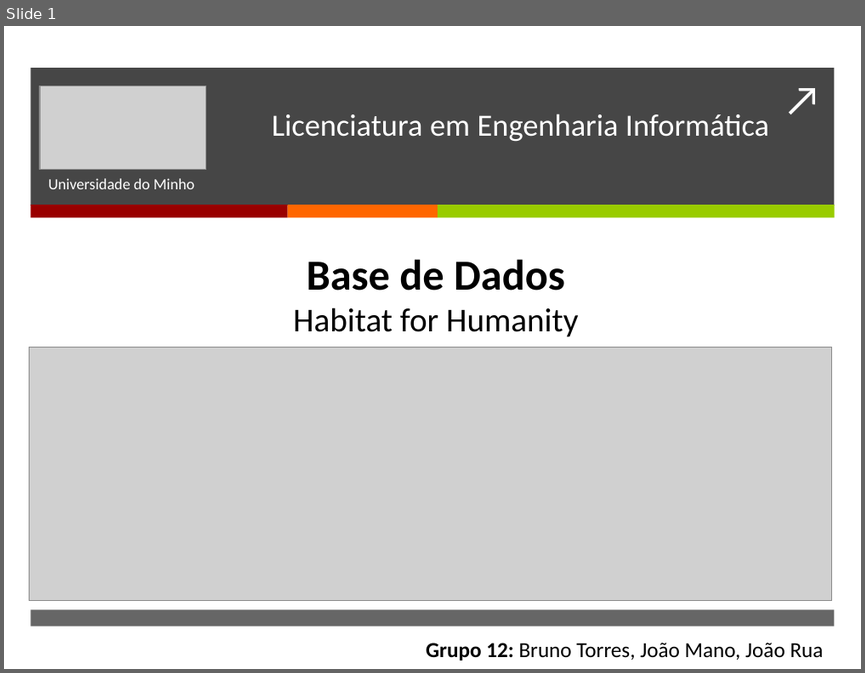
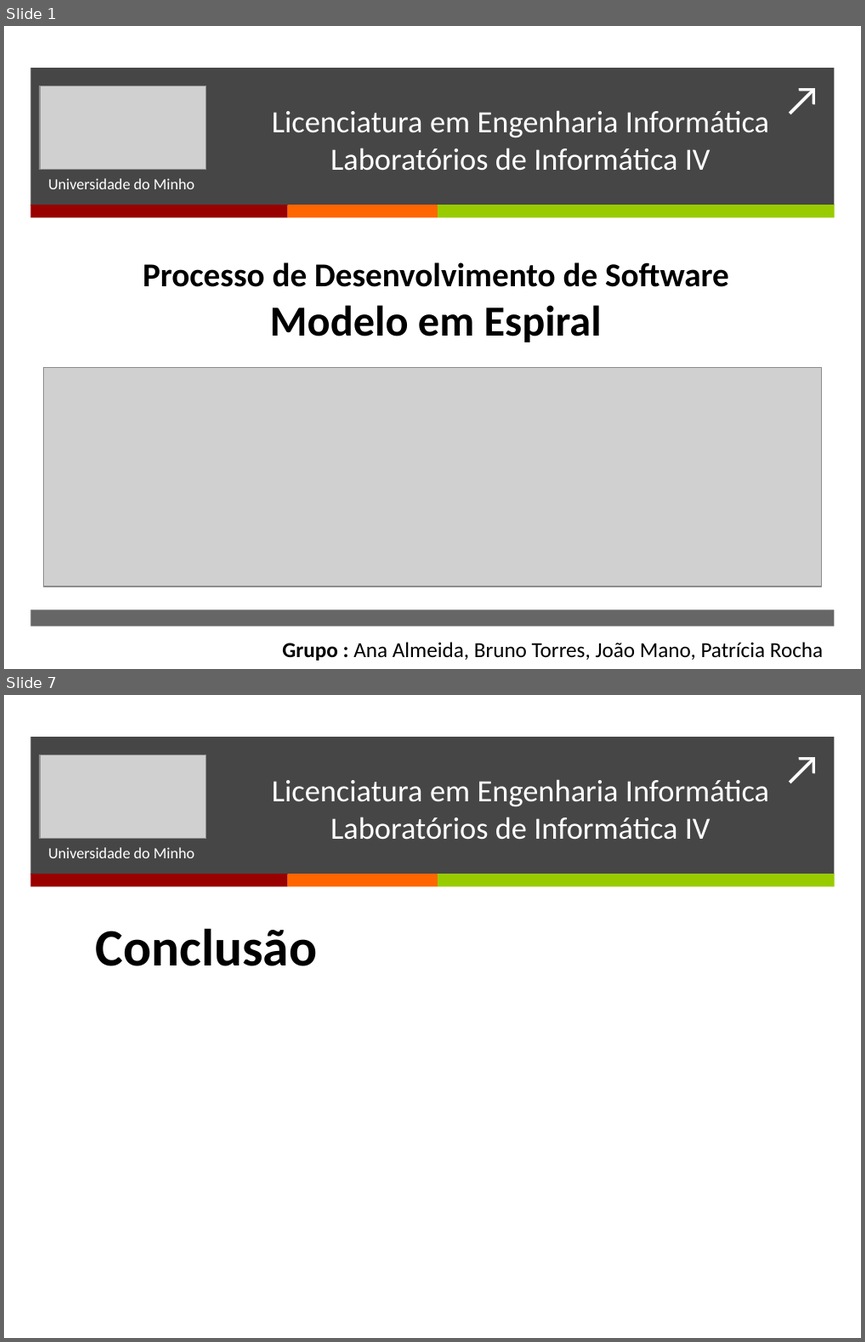
Before and after one commit to BrunoTorres/LI4, a slide deck: Apresentação/Apresentacao.pptx. Shown one above the other, each under a label of ours: slide 1 before the commit, slides 1 and 7 after it; the slides between them are not shown. The pictures are 865x673 and 865x1342 pixels, drawn with LibreOffice and Linux fonts; fonts in the diff are those of the drawing; grey boxes stand for pictures. Boxes give left, top, right and bottom in pixels: in the first picture for what was removed or moved away, otherwise in the second. Text is boxed around its words. In the diff, an @@ line names an element or a change of style, - is before the commit and + after.

```diff
--- a/Apresentação/Apresentacao.pptx
+++ b/Apresentação/Apresentacao.pptx
@@ slide 7 added at [4,695,861,1338], background #FFFFFF; not listed: 5 template elements that a slide beside it also shows @@
@@ picture added at [40,755,206,838] @@
@@ text added at [272,779,769,839], 26 pt, text #FFFFFF @@
+Licenciatura em Engenharia Informática
+Laboratórios de Informática IV
@@ subtitle added at [48,847,194,858], 13 pt, text #FFFFFF @@
+Universidade do Minho
@@ text added at [96,928,317,966], 44 pt, text #000000, bold @@
+Conclusão
@@ slide 1 changed as well @@
@@ text at [272,110,769,170]: text changed @@
-Licenciatura em Engenharia Informática
+Licenciatura em Engenharia Informática
+Laboratórios de Informática IV
@@ text at [143,262,729,342]: text changed; bold on @@
-Base de Dados
-Habitat for Humanity
+Processo de Desenvolvimento de Software
+Modelo em Espiral
@@ picture: place and size @@
-picture at [29,346,832,600]
+picture at [43,367,822,586]
@@ text at [282,641,823,660]: text changed @@
-Grupo 12: Bruno Torres, João Mano, João Rua
+Grupo : Ana Almeida, Bruno Torres, João Mano, Patrícia Rocha
```
Also in this commit, not shown: 1 other slide changed, 5 other slides added, 10 slides removed.
